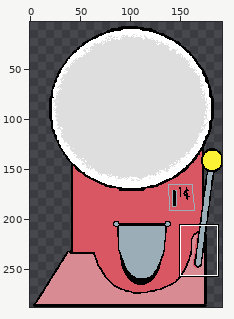
File history of a pixel-art file, public/benchmark3/assets/images/Gashapon.aseprite. The first picture is a wide view before the edit; the outline marks the close-up.
Close-up. Old version:
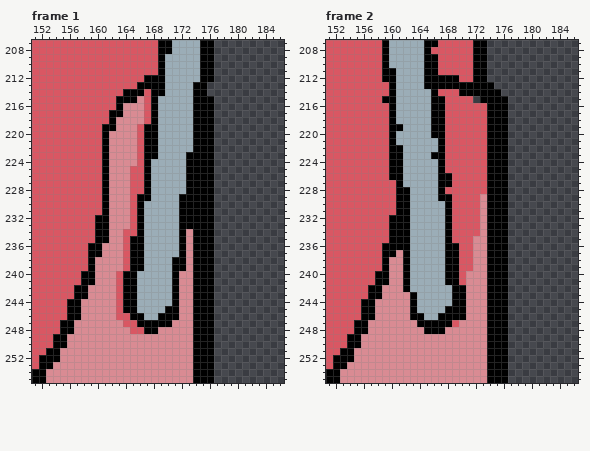
192x288 pixels, 5 frames. Shown: frame 1: x 151..186, y 207..255; frame 2: x 151..186, y 207..255. The wide view leaves out empty margins. The commit also changed other frames or places, which this record leaves out.
Once edited:
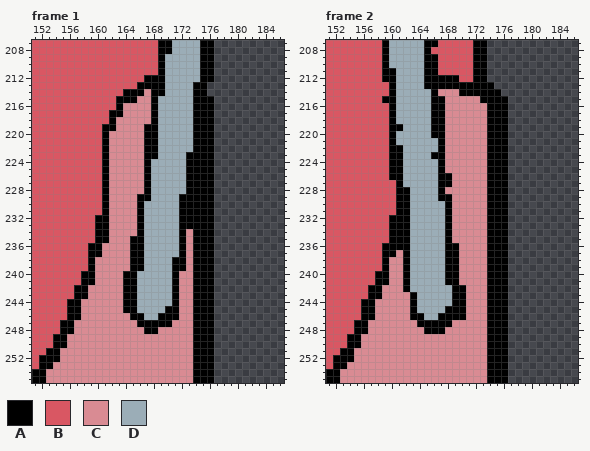
Palette (. is transparent): A #000000  B #d95763  C #d98b93  D #9badb7
Edits made:
Frame 1, layer "body":
y 214..218: x 167 B -> C
y 219..224: x 166 B -> C
y 225..228: x 165..166 BB -> CC
y 229..233: x 165 B -> C
y 234: x 164..165 BB -> CC
y 235..239: x 164 B -> C
y 240..245: x 163 B -> C
y 246: x 163..164 BB -> CC
y 247: x 164..165 BB -> CC
y 248: x 165..166 BB -> CC
Frame 2, layer "body":
y 214: x 167..169 BBB -> CCC
y 215: x 168..172 BBBB. -> CCCCC
y 216..225: x 168..173 BBBBBB -> CCCCCC
y 226..227: x 169..173 BBBBB -> CCCCC
y 228: x 168..173 BBBBBB -> CCCCCC
y 229..234: x 169..172 BBBB -> CCCC
y 235: x 169..171 BBB -> CCC
y 236..239: x 170..171 BB -> CC
y 240..241: x 170 B -> C
y 247: x 169 B -> C
Changed places in both close-ups, as pixel boxes (x1, y1, x2, y2):
changed: (116, 89, 151, 334)
changed: (438, 89, 487, 285)
changed: (452, 320, 459, 327)
